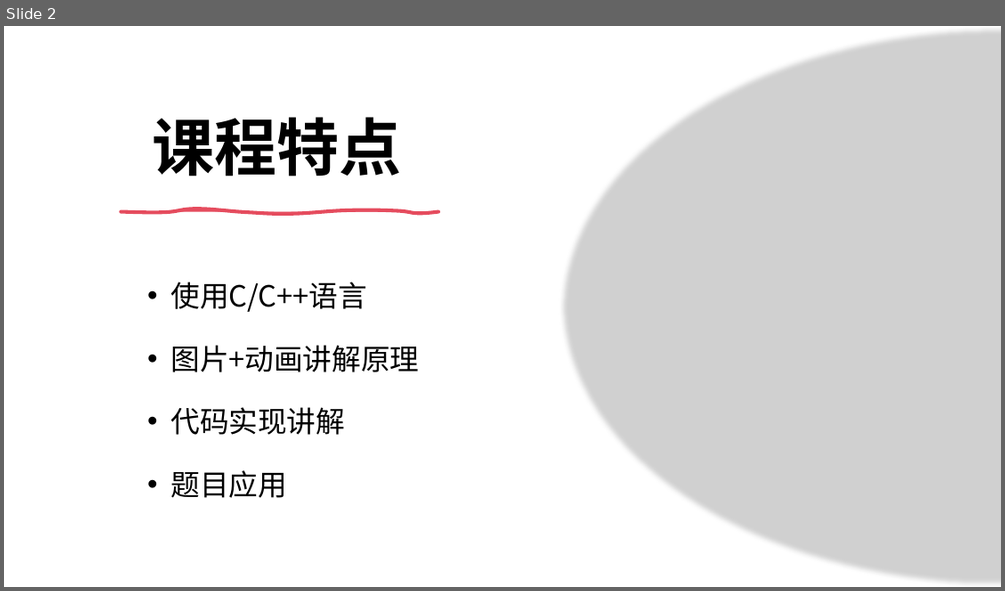
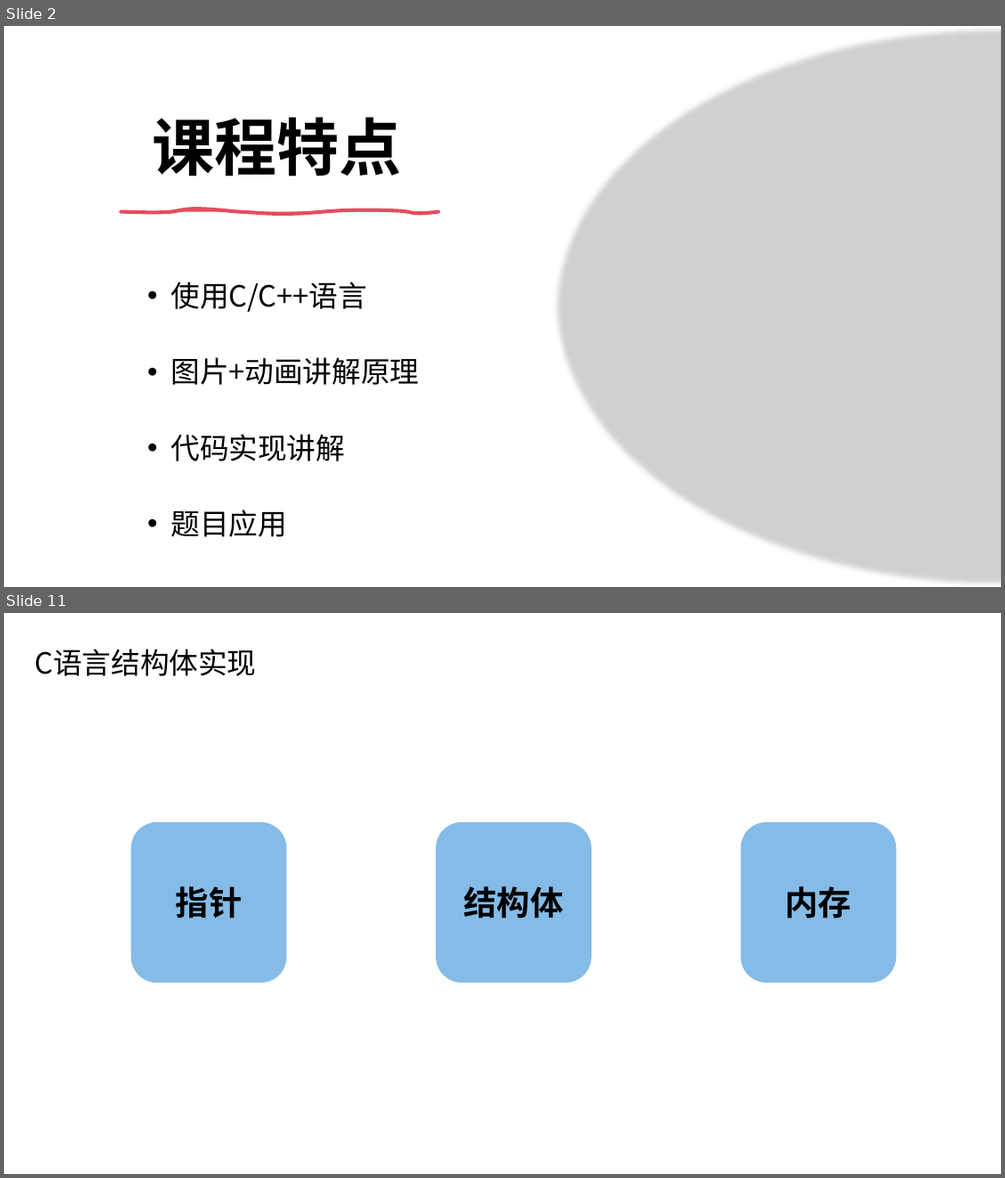
Before and after one commit to Kicamon/Note, a slide deck: ppt/Data_Structrue_Tutorial/Data Structrue Tutorial.pptx. Shown one above the other, each under a label of ours: slide 2 before the commit, slides 2 and 11 after it; the slides between them are not shown. The pictures are 1005x591 and 1005x1178 pixels, drawn with LibreOffice and Linux fonts; fonts in the diff are those of the drawing; grey boxes stand for pictures. Boxes give left, top, right and bottom in pixels: in the first picture for what was removed or moved away, otherwise in the second. Text is boxed around its words. In the diff, an @@ line names an element or a change of style, - is before the commit and + after.

```diff
--- a/ppt/Data_Structrue_Tutorial/Data Structrue Tutorial.pptx
+++ b/ppt/Data_Structrue_Tutorial/Data Structrue Tutorial.pptx
@@ slide 11 added at (4,613,1001,1174), background #FFFFFF @@
@@ text added at (34,649,256,676), 28 pt, text #000000 @@
+C语言结构体实现
@@ rounded rectangle added at (131,822,287,983), fill #85BBE7, 32 pt, text #000000, bold @@
+指针
@@ rounded rectangle added at (437,822,591,983), fill #85BBE7, 32 pt, text #000000, bold @@
+结构体
@@ rounded rectangle added at (741,822,896,983), fill #85BBE7, 32 pt, text #000000, bold @@
+内存
@@ slide 2 changed as well @@
@@ picture: place and size @@
-picture at (559,26,1001,587)
+picture at (554,26,1001,587)
@@ text at (170,345,419,498): paragraphs removed @@
-• 图片+动画讲解原理
-• 代码实现讲解
-• 题目应用
@@ text added at (170,357,419,385), 28 pt, text #000000 @@
+• 图片+动画讲解原理
@@ text added at (170,434,345,461), 28 pt, text #000000 @@
+• 代码实现讲解
@@ text added at (170,509,287,537), 28 pt, text #000000 @@
+• 题目应用
```
Also in this commit, not shown: 1 other slide changed, 9 other slides added, 9 other files.
